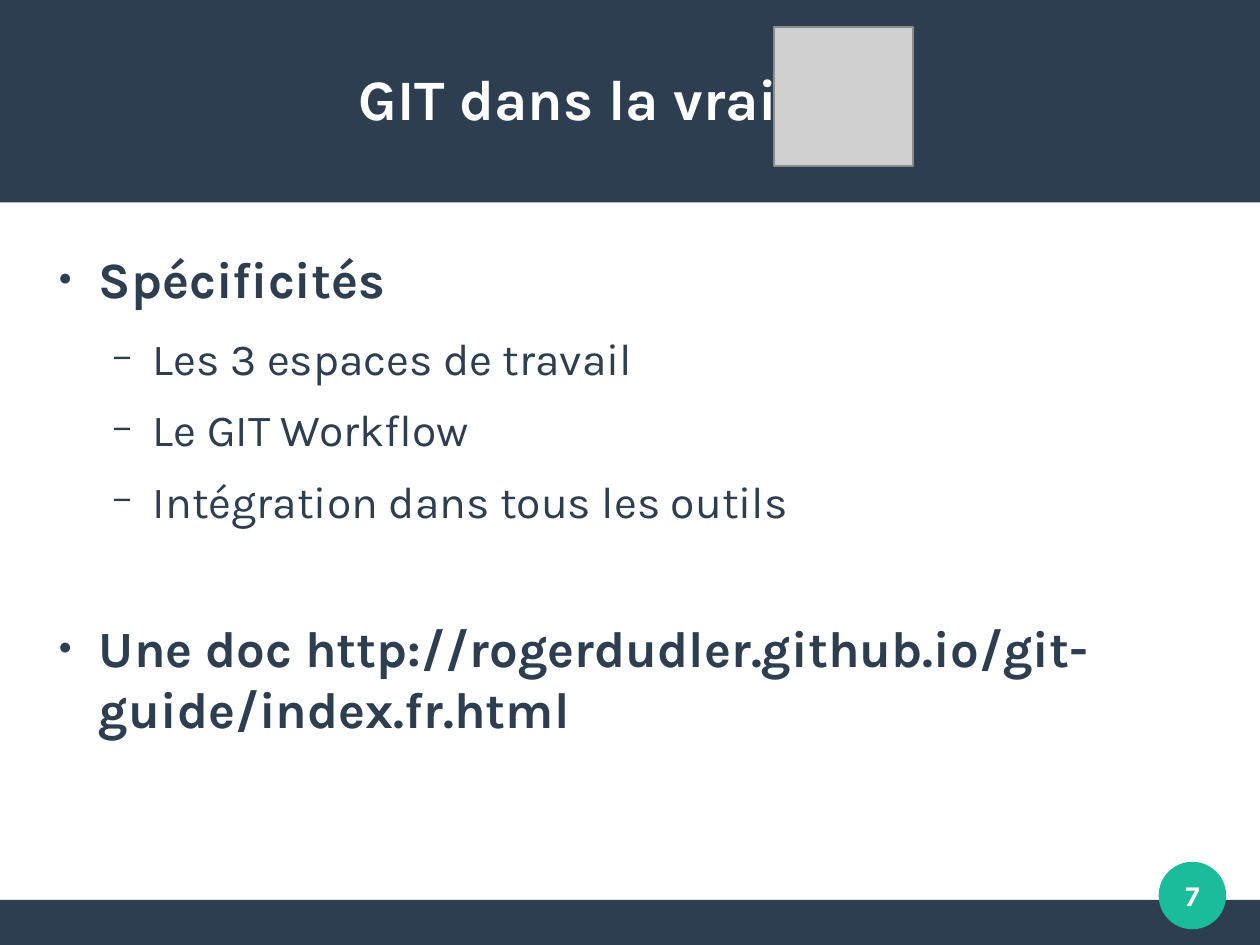
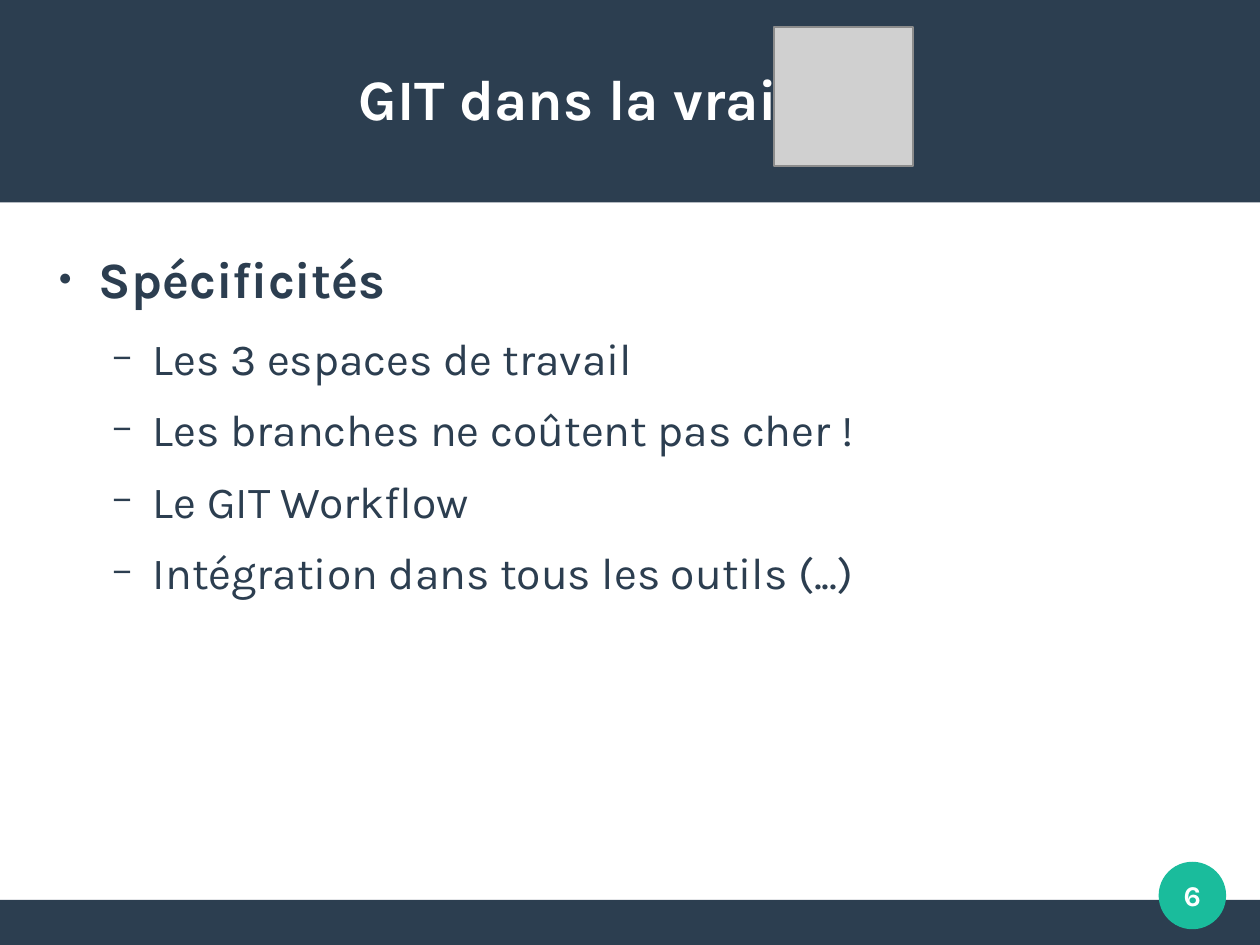
Before and after one commit to FAbOnGitHub/IntroductionGitLab, a slide deck: slide 6 of 20181008_initiation_GitLab_FM.odp (slide 7 before the commit). Drawn at 1260x945 pixels with LibreOffice and Linux fonts; fonts in the diff are those of the drawing; grey boxes stand for pictures; background and template pictures are left out. Boxes give left, top, right and bottom in pixels: in the first picture for what was removed or moved away, otherwise in the second. Text is boxed around its words. In the diff, an @@ line names an element or a change of style, - is before the commit and + after.

```diff
--- a/20181008_initiation_GitLab_FM.odp
+++ b/20181008_initiation_GitLab_FM.odp
@@ text at (153,413,830,457): paragraph added @@
+  − Les branches ne coûtent pas cher !
@@ text at (153,555,788,600): text changed; size 32 to 28 pt; bold off @@
-  − Intégration dans tous les outils
-● Une doc http://rogerdudler.github.io/git-guide/index.fr.html
+  − Intégration dans tous les outils (...)
@@ page number at (1184,887,1201,907): text changed @@
-7
+6
```
Also in this commit, not shown: 2 other slides changed, 2 slides added, 1 slide removed.
